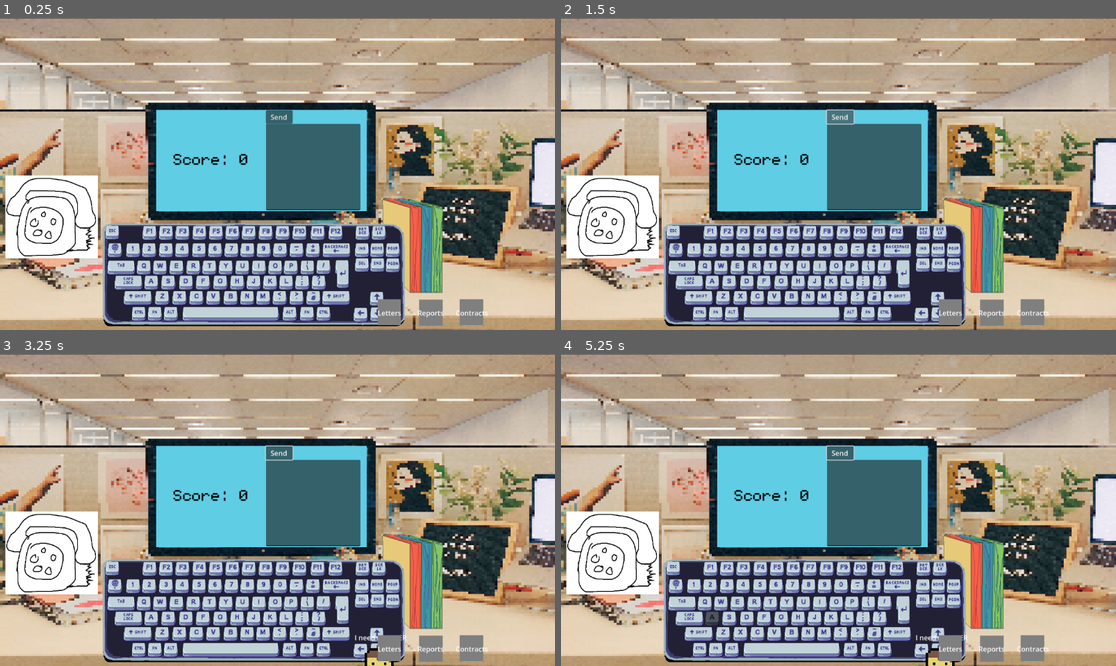
Above: before the commit, frames 1-4 (two rows, left to right).
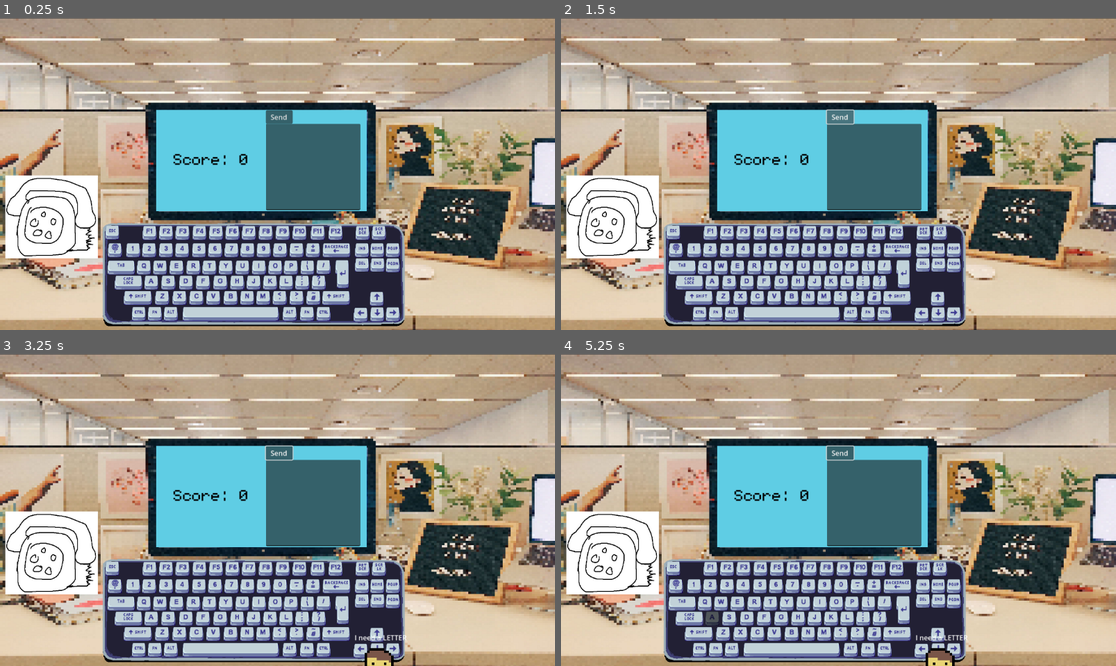
Above: after the commit, the same moments.

Repository: Omar-B-Maldonado/Cubicle-Chaos
Game: Godot game, scene res://Scenes/game.tscn
Two runs of this game, one before a commit and one after it. Both use one fixed random seed, a clock stepped at 60 frames per second and the inputs below.
Inputs (mouse positions are in pixels of both pictures, inside the frame that each line leads up to):
- Up to frame 1 (0.25 s): no input
- Up to frame 2 (1.5 s): click (871, 167) at 0.52 s; type "12" at 0.6 s; click "Send" at 1.25 s
- Up to frame 3 (3.25 s): tap Enter at 2 s; drag from (55, 550) to (260, 497) at 2.02 s; tap Space at 2.75 s; drag from (166, 525) to (55, 550) at 2.77 s
- Up to frame 4 (5.25 s): tap Enter at 3.5, 5 s; move the mouse to (894, 441) at 3.52 s; hold D 3.53-4.25 s; tap E at 3.6 s; click (894, 441) at 3.67 s; tap Space at 4.25 s; drag from (810, 572) to (821, 497) at 4.27 s; move the mouse to (1005, 556) at 5.02 s; hold A from 5.03 s (still down); tap G at 5.1 s; click (1005, 556) at 5.17 s

The runs differ from the first frame. In frame 1, 3.4% of the frame differs, in the area x 68-88%, y 57-99%; in frame 2, 3.4%; in frame 3, 3.4%; in frame 4, 3.4%.

Commit message:
Resolved mouse enter issues
Modified document nodes to fit the colored document dividers

Diff:
--- a/project/Scenes/coworkers.tscn
+++ b/project/Scenes/coworkers.tscn
@@ -1,18 +1,25 @@
-[gd_scene load_steps=6 format=3 uid="uid://ovo8qhgrljpw"]
+[gd_scene load_steps=8 format=3 uid="uid://ovo8qhgrljpw"]
 
-[ext_resource type="Texture2D" uid="uid://dh13xn0m6tc35" path="res://Images/paper folder.png" id="1_0m24w"]
+[ext_resource type="Texture2D" path="res://Images/paper folder.png" id="1_0m24w"]
 [ext_resource type="Script" path="res://Scripts/spawnWorkers.gd" id="1_oh2hj"]
 [ext_resource type="Script" path="res://Scripts/document.gd" id="1_qsyqm"]
 [ext_resource type="Texture2D" uid="uid://cqai77janou7g" path="res://Images/document-sprite.png" id="2_dc8wx"]
 
 [sub_resource type="RectangleShape2D" id="RectangleShape2D_p1oxc"]
-size = Vector2(53.25, 60)
+size = Vector2(26, 196.656)
+
+[sub_resource type="RectangleShape2D" id="RectangleShape2D_y5fyu"]
+size = Vector2(23.0391, 196.656)
+
+[sub_resource type="RectangleShape2D" id="RectangleShape2D_qtdds"]
+size = Vector2(26.5195, 196.328)
 
 [node name="Coworkers" type="Node2D"]
 
 [node name="Documents" type="Node2D" parent="."]
 
 [node name="PaperFolder" type="Sprite2D" parent="Documents"]
+position = Vector2(512, 301)
 texture = ExtResource("1_0m24w")
 
 [node name="LetterBin" type="Area2D" parent="Documents" node_paths=PackedStringArray("documentNode")]
@@ -21,25 +28,9 @@
 documentNode = NodePath("LetterBinShape")
 typeofDocument = 2
 
-[node name="ColorRect" type="ColorRect" parent="Documents/LetterBin"]
-offset_left = -81.0
-offset_top = 126.0
-offset_right = -27.0
-offset_bottom = 186.0
-mouse_filter = 2
-color = Color(0.497474, 0.497474, 0.497474, 1)
-
-[node name="Label" type="Label" parent="Documents/LetterBin"]
-offset_left = -89.0
-offset_top = 146.0
-offset_right = -18.0
-offset_bottom = 169.0
-text = "Letters"
-horizontal_alignment = 1
-
 [node name="LetterBinShape" type="CollisionShape2D" parent="Documents/LetterBin"]
 visible = false
-position = Vector2(494, 365)
+position = Vector2(533, 171.328)
 shape = SubResource("RectangleShape2D_p1oxc")
 
 [node name="Document-sprite" type="Sprite2D" parent="Documents/LetterBin/LetterBinShape"]
@@ -52,26 +43,10 @@
 documentNode = NodePath("ReportBinShape")
 typeofDocument = 1
 
-[node name="ColorRect" type="ColorRect" parent="Documents/ReportBin"]
-offset_left = 15.0
-offset_top = 127.0
-offset_right = 69.0
-offset_bottom = 187.0
-mouse_filter = 2
-color = Color(0.497474, 0.497474, 0.497474, 1)
-
-[node name="Label2" type="Label" parent="Documents/ReportBin"]
-offset_left = 6.0
-offset_top = 146.0
-offset_right = 77.0
-offset_bottom = 169.0
-text = "Reports"
-horizontal_alignment = 1
-
 [node name="ReportBinShape" type="CollisionShape2D" parent="Documents/ReportBin"]
 visible = false
-position = Vector2(590, 365)
-shape = SubResource("RectangleShape2D_p1oxc")
+position = Vector2(558, 171)
+shape = SubResource("RectangleShape2D_y5fyu")
 
 [node name="Document-sprite" type="Sprite2D" parent="Documents/ReportBin/ReportBinShape"]
 texture = ExtResource("2_dc8wx")
@@ -81,26 +56,10 @@
 script = ExtResource("1_qsyqm")
 documentNode = NodePath("ContractBinShape")
 
-[node name="ColorRect" type="ColorRect" parent="Documents/ContractBin"]
-offset_left = 108.0
-offset_top = 126.0
-offset_right = 162.0
-offset_bottom = 186.0
-mouse_filter = 2
-color = Color(0.497474, 0.497474, 0.497474, 1)
-
-[node name="Label3" type="Label" parent="Documents/ContractBin"]
-offset_left = 99.0
-offset_top = 146.0
-offset_right = 174.0
-offset_bottom = 169.0
-text = "Contracts"
-horizontal_alignment = 1
-
 [node name="ContractBinShape" type="CollisionShape2D" parent="Documents/ContractBin"]
 visible = false
-position = Vector2(683, 365)
-shape = SubResource("RectangleShape2D_p1oxc")
+position = Vector2(584.74, 171.164)
+shape = SubResource("RectangleShape2D_qtdds")
 
 [node name="Document-sprite" type="Sprite2D" parent="Documents/ContractBin/ContractBinShape"]
 texture = ExtResource("2_dc8wx")
